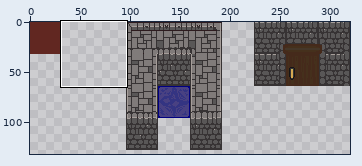
Sprite sheet: images/wall.png. The first picture is a wide view before the edit; the outline marks the close-up.
Close-up. The starting point:
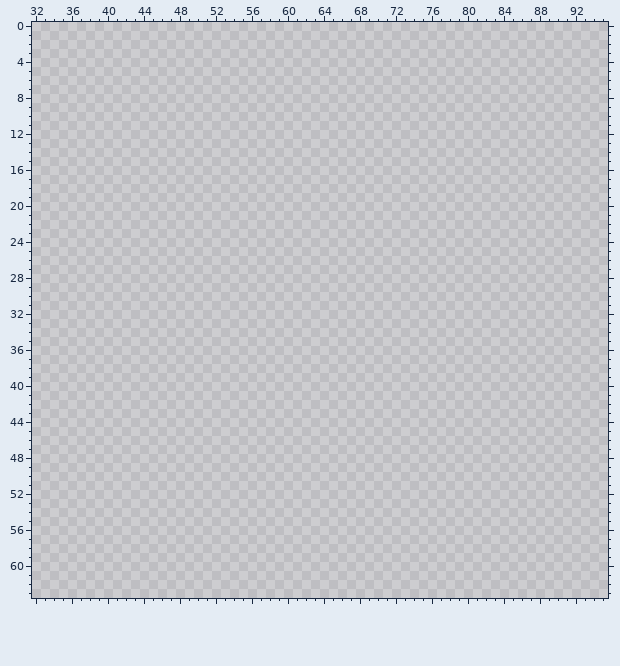
The file is 320x320 pixels. Shown: x 32..95, y 0..63. The wide view leaves out empty margins.
Palette (. is transparent): 
Pixels before (only the part around the change), first column x 32:
 0 ................................................................
 1 ................................................................
 2 ................................................................
 3 ................................................................
 4 ................................................................
 5 ................................................................
 6 ................................................................
 7 ................................................................
 8 ................................................................
 9 ................................................................
10 ................................................................
11 ................................................................
12 ................................................................
13 ................................................................
14 ................................................................
15 ................................................................
16 ................................................................
17 ................................................................
18 ................................................................
19 ................................................................
20 ................................................................
21 ................................................................
22 ................................................................
23 ................................................................
24 ................................................................
25 ................................................................
26 ................................................................
27 ................................................................
28 ................................................................
29 ................................................................
30 ................................................................
31 ................................................................
32 ................................................................
33 ................................................................
34 ................................................................
35 ................................................................
36 ................................................................
37 ................................................................
38 ................................................................
39 ................................................................
40 ................................................................
41 ................................................................
42 ................................................................
43 ................................................................
44 ................................................................
45 ................................................................
46 ................................................................
47 ................................................................
48 ................................................................
49 ................................................................
50 ................................................................
51 ................................................................
52 ................................................................
53 ................................................................
54 ................................................................
55 ................................................................
56 ................................................................
57 ................................................................
58 ................................................................
59 ................................................................
60 ................................................................
61 ................................................................
62 ................................................................
63 ................................................................
And afterwards:
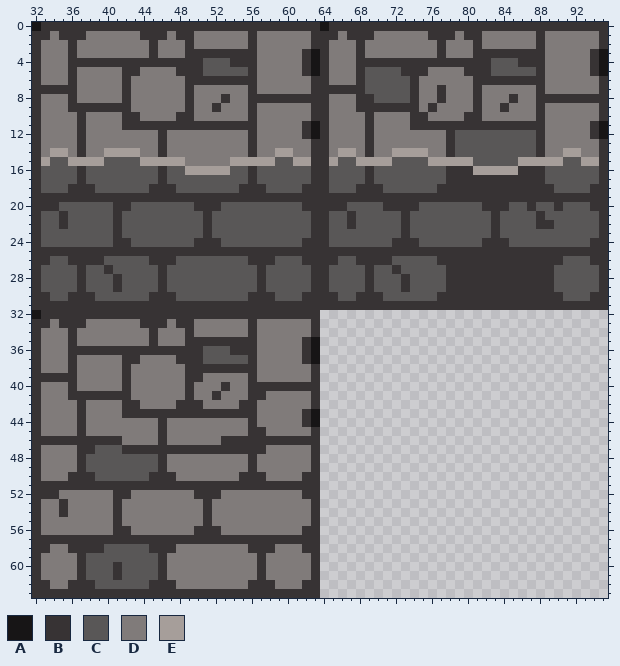
Colours new in this view: A #171516  B #373334  C #595757  D #807b7a  E #a69e9a
The edit:
y 0: x 32..95 ................................................................ -> ABBBBBBBBBBBBBBBBBBBBBBBBBBBBBBBABBBBBBBBBBBBBBBBBBBBBBBBBBBBBBB
y 1: x 32..95 ................................................................ -> BBDBBBDDDDDDBBBDBBDDDDDDBDDDDDDBBBDBBBDDDDDDBBBDBBDDDDDDBDDDDDDB
y 2: x 32..95 ................................................................ -> BDDDBDDDDDDDDBDDDBDDDDDDBDDDDDDBBDDDBDDDDDDDDBDDDBDDDDDDBDDDDDDB
y 3: x 32..95 ................................................................ -> BDDDBDDDDDDDDBDDDBBBBBBBBDDDDDBABDDDBDDDDDDDDBDDDBBBBBBBBDDDDDBA
y 4: x 32..95 ................................................................ -> BDDDBBBBBBBBBBBBBBBCCCBBBDDDDDBABDDDBBBBBBBBBBBBBBBCCCBBBDDDDDBA
y 5: x 32..95 ................................................................ -> BDDDBDDDDDBBDDDDBBBCCCCCBDDDDDBABDDDBCCCCBBBDDDDBBBCCCCCBDDDDDBA
y 6: x 32..95 ................................................................ -> BDDDBDDDDDBDDDDDDBBBBBBBBDDDDDDBBDDDBCCCCCBDDDDDDBBBBBBBBDDDDDDB
y 7: x 32..95 ................................................................ -> BBBBBDDDDDBDDDDDDBDDDDDDBDDDDDDBBBBBBCCCCCBDDBDDDBDDDDDDBDDDDDDB
y 8: x 32..95 ................................................................ -> BDDDBDDDDDBDDDDDDBDDDBDDBBBBBBBBBDDDBBCCCCBDDBDDDBDDDBDDBBBBBBBB
y 9: x 32..95 ................................................................ -> BDDDBBBBBBBDDDDDDBDDBDDDBDDDDDDBBDDDBBBBBBBDBDDDDBDDBDDDBDDDDDDB
y 10: x 32..95 ................................................................ -> BDDDDBDDDDBBDDDDBBDDDDDDBDDDDDDBBDDDDBDDDDBBDDDDBBDDDDDDBDDDDDDB
y 11: x 32..95 ................................................................ -> BDDDDBDDDDBBBBBBBBBBBBBBBDDDDDBABDDDDBDDDDBBBBBBBBBBBBBBBDDDDDBA
y 12: x 32..95 ................................................................ -> BDDDDBDDDDDDDDBDDDDDDDDDBDDDDDBABDDDDBDDDDDDDDBCCCCCCCCCBDDDDDBA
y 13: x 32..95 ................................................................ -> BDDDDBDDDDDDDDBDDDDDDDDDBDDDDDDBBDDDDBDDDDDDDDBCCCCCCCCCBDDDDDDB
y 14: x 32..95 ................................................................ -> BDEEDBDDEEEEDDBDDDDDDDDDBDDEEDDBBDEEDBDDEEEEDDBCCCCCCCCCBDDEEDDB
y 15: x 32..95 ................................................................ -> BECCEEEECCCCEEEEEDDDDDEEEEECCEEBBECCEEEECCCCEEEEECCCCCEEEEECCEEB
y 16: x 32..95 ................................................................ -> BCCCCBCCCCCCCCBCCEEEEECCBCCCCCCBBCCCCBCCCCCCCCBBBEEEEEBBBCCCCCCB
y 17: x 32..95 ................................................................ -> BCCCCBCCCCCCCCBCCCCCCCCCBCCCCCCBBCCCCBCCCCCCCCBBBBBBBBBBBCCCCCCB
y 18: x 32..95 ................................................................ -> BCCCBBBCCCCCCBBBCCCCCCCBBBCCCCBBBCCCBBBCCCCCCBBBBBBBBBBBBBCCCCBB
y 19: x 32..95 ................................................................ -> BBBBBBBBBBBBBBBBBBBBBBBBBBBBBBBBBBBBBBBBBBBBBBBBBBBBBBBBBBBBBBBB
y 20: x 32..95 ................................................................ -> BBBCCCCCCBBCCCCCCCBBBCCCCCCCCCBBBBBCCCCBBBBCCCCCCCBBBCCBCCBCCCBB
y 21: x 32..95 ................................................................ -> BCCBCCCCCBCCCCCCCCCBCCCCCCCCCCCBBCCBCCCCCBCCCCCCCCCBCCCCBCCCCCCB
y 22: x 32..95 ................................................................ -> BCCBCCCCCBCCCCCCCCCBCCCCCCCCCCCBBCCBCCCCCBCCCCCCCCCBCCCCBBCCCCCB
y 23: x 32..95 ................................................................ -> BCCCCCCCCBCCCCCCCCCBCCCCCCCCCCCBBCCCCCCCCBCCCCCCCCCBCCCCCCCCCCCB
y 24: x 32..95 ................................................................ -> BCCCCCCCCBBCCCCCCCBBBCCCCCCCCCBBBCCCCCCCBBBCCCCCCCBBBCCCCCCCCCBB
y 25: x 32..95 ................................................................ -> BBBBBBBBBBBBBBBBBBBBBBBBBBBBBBBBBBBBBBBBBBBBBBBBBBBBBBBBBBBBBBBB
y 26: x 32..95 ................................................................ -> BBCCBBBBCCCCCBBBCCCCCCCCBBBCCCBBBBCCBBBBCCCCCBBBBBBBBBBBBBBCCCBB
y 27: x 32..95 ................................................................ -> BCCCCBCCBCCCCCBCCCCCCCCCCBCCCCCBBCCCCBCCBCCCCCBBBBBBBBBBBBCCCCCB
y 28..29: x 32..95 ................................................................ -> BCCCCBCCCBCCCCBCCCCCCCCCCBCCCCCBBCCCCBCCCBCCCCBBBBBBBBBBBBCCCCCB
y 30: x 32..95 ................................................................ -> BBCCBBBCCCCCCBBBCCCCCCCCBBBCCCBBBBCCBBBCCCCCCBBBBBBBBBBBBBBCCCBB
y 31: x 32..95 ................................................................ -> BBBBBBBBBBBBBBBBBBBBBBBBBBBBBBBBBBBBBBBBBBBBBBBBBBBBBBBBBBBBBBBB
y 32: x 32..63 ................................ -> ABBBBBBBBBBBBBBBBBBBBBBBBBBBBBBB
y 33: x 32..63 ................................ -> BBDBBBDDDDDDBBBDBBDDDDDDBDDDDDDB
y 34: x 32..63 ................................ -> BDDDBDDDDDDDDBDDDBDDDDDDBDDDDDDB
y 35: x 32..63 ................................ -> BDDDBDDDDDDDDBDDDBBBBBBBBDDDDDBA
y 36: x 32..63 ................................ -> BDDDBBBBBBBBBBBBBBBCCCBBBDDDDDBA
y 37: x 32..63 ................................ -> BDDDBDDDDDBBDDDDBBBCCCCCBDDDDDBA
y 38: x 32..63 ................................ -> BDDDBDDDDDBDDDDDDBBBBBBBBDDDDDDB
y 39: x 32..63 ................................ -> BBBBBDDDDDBDDDDDDBBDDDDDBDDDDDDB
y 40: x 32..63 ................................ -> BDDDBDDDDDBDDDDDDBDDDBDDBBBBBBBB
y 41: x 32..63 ................................ -> BDDDBBBBBBBDDDDDDBDDBDDDBBDDDDDB
y 42: x 32..63 ................................ -> BDDDDBDDDDBBDDDDBBBDDDDBBDDDDDDB
y 43: x 32..63 ................................ -> BDDDDBDDDDBBBBBBBBBBBBBBBDDDDDBA
y 44: x 32..63 ................................ -> BDDDDBDDDDDDDDBDDDDDDDDDBDDDDDBA
y 45: x 32..63 ................................ -> BDDDDBDDDDDDDDBDDDDDDDDDBBDDDDDB
y 46: x 32..63 ................................ -> BBBBBBBBBBDDDDBDDDDDDBBBBBBBBBBB
y 47: x 32..63 ................................ -> BDDDDBBCCCBBBBBBBBBBBBBBBBDDDDDB
y 48..49: x 32..63 ................................ -> BDDDDBCCCCCCCCBDDDDDDDDDBDDDDDDB
y 50: x 32..63 ................................ -> BDDDBBBCCCCCCBBBDDDDDDDBBBDDDDBB
y 51: x 32..63 ................................ -> BBBBBBBBBBBBBBBBBBBBBBBBBBBBBBBB
y 52: x 32..63 ................................ -> BBBDDDDDDBBDDDDDDDBBBDDDDDDDDDBB
y 53..54: x 32..63 ................................ -> BDDBDDDDDBDDDDDDDDDBDDDDDDDDDDDB
y 55: x 32..63 ................................ -> BDDDDDDDDBDDDDDDDDDBDDDDDDDDDDDB
y 56: x 32..63 ................................ -> BDDDDDDDDBBDDDDDDDBBBDDDDDDDDDBB
y 57: x 32..63 ................................ -> BBBBBBBBBBBBBBBBBBBBBBBBBBBBBBBB
y 58: x 32..63 ................................ -> BBDDBBBBCCCCCBBBDDDDDDDDBBBDDDBB
y 59: x 32..63 ................................ -> BDDDDBCCCCCCCCBDDDDDDDDDDBDDDDDB
y 60..61: x 32..63 ................................ -> BDDDDBCCCBCCCCBDDDDDDDDDDBDDDDDB
y 62: x 32..63 ................................ -> BBDDBBBCCCCCCBBBDDDDDDDDBBBDDDBB
y 63: x 32..63 ................................ -> BBBBBBBBBBBBBBBBBBBBBBBBBBBBBBBB
Pixel boxes of the changes (left, top, right, bottom) in both close-ups:
added: (32, 22, 608, 598)
